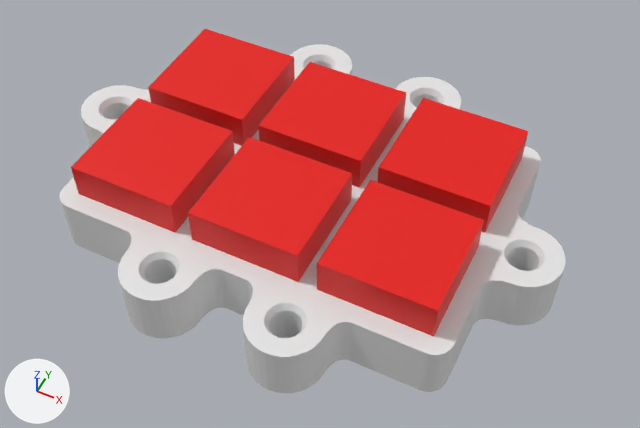
One commit to the Blender file Arduino/3D Print/ButtonSupports/Blends/ButtonSupport_MK5_2x6.blend: the scene before it, then after it.
Before and after are seen from a 50 mm camera at (3.9, -6.47, 9.03) aimed at (0.26, 0.83, -0.09). Every picture has the same lights, and +X, +Y and +Z are marked at lower left. The first picture is the older version.
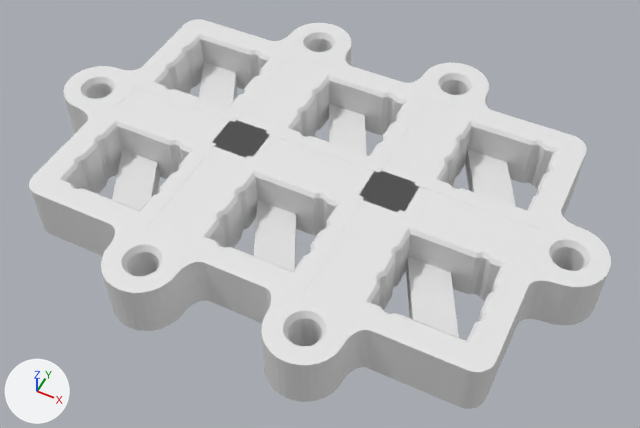
The change in detail:
Mesh me_cube_007 is new.
It is a box spanning x -0.33..0.33, y -2.12..2.12, z -0.3..0.5.
Mesh me_cube_004 is new.
It is a box spanning x -3.18..3.18, y -0.3..0.3, z -0.3..0.5.
Object 'Cube.005' (ob_cube_005) moves from (1.75, 0.0, 0.0) to (2.25, 0.0, 0.0).
Object 'Cube.006' (ob_cube_006) moves from (0.0, 1.75, 0.0) to (0.0, 2.25, 0.0).
Object 'Cube.007' (ob_cube_007) moves from (1.75, 1.75, 0.0) to (2.25, 2.25, 0.0).
Object 'Cube.008' (ob_cube_008) moves from (-1.75, 1.75, 0.0) to (-2.25, 2.25, 0.0).
Object 'Cube.009' (ob_cube_009) moves from (-1.75, 0.0, 0.0) to (-2.25, 0.0, 0.0).
Object 'Attach.001' (ob_attach_001) moves from (3.06, 0.88, 0.0) to (3.56, 1.12, 0.0).
Object 'Attach.002' (ob_attach_002) moves from (0.88, -1.31, 0.0) to (1.12, -1.31, 0.0).
Object 'Attach.003' (ob_attach_003) moves from (-0.88, -1.31, 0.0) to (-1.12, -1.31, 0.0).
Object 'Attach.004' (ob_attach_004) moves from (-0.88, 3.06, 0.0) to (-1.12, 3.56, 0.0).
Object 'Attach.005' (ob_attach_005) moves from (0.88, 3.06, 0.0) to (1.12, 3.56, 0.0).
Object 'Attach.006' (ob_attach_006) moves from (-3.06, 0.88, 0.0) to (-3.56, 1.12, 0.0).
Object 'Cube.024' (ob_cube_024) is deleted.
Object 'Cube.025' (ob_cube_025) is deleted.
Object 'Cube.026' (ob_cube_026) is deleted.
Object 'Cube.027' (ob_cube_027) is deleted.
Object 'Cube.028' (ob_cube_028) is deleted.
Object 'Cube.029' (ob_cube_029) is deleted.
Object 'Separator.002' (ob_separator_002) is new; it shows me_cube_007.
Its location is (-1.12, 1.12, 0.0).
Object 'Separator.001' (ob_separator_001) is new; it shows a copy of me_cube_007.
Its location is (1.12, 1.12, 0.0).
Object 'Separator' (ob_separator) is new; it shows me_cube_004.
Its location is (0.0, 1.12, 0.0).

Pixel boxes [x1, y1, x2, y2] of what changed, in the pictures (640 x 428 px):
'Cube.005', moved
    before: [298, 239, 501, 392]
    after: [336, 210, 540, 409]
'Cube.009', moved
    before: [59, 150, 237, 263]
    after: [29, 104, 216, 256]
'Cube.025', deleted (red)
    before: [317, 180, 484, 336]
'Cube.026', deleted (red)
    before: [188, 137, 352, 282]
'Cube.007', moved
    before: [375, 146, 541, 246]
    after: [414, 101, 587, 233]
'Cube.024', deleted (red)
    before: [71, 98, 235, 233]
'Cube.029', deleted (red)
    before: [378, 98, 528, 233]
'Separator', added
    after: [113, 87, 542, 257]
'Attach.001', moved
    before: [474, 211, 565, 325]
    after: [518, 212, 611, 325]
'Cube.027', deleted (red)
    before: [258, 62, 406, 188]
'Attach.002', moved
    before: [243, 280, 352, 393]
    after: [261, 288, 371, 402]
'Cube.006', moved
    before: [352, 107, 415, 195]
    after: [266, 58, 431, 173]
'Cube.028', deleted (red)
    before: [148, 29, 295, 146]
'Cube.008', moved (mostly hidden before)
    before: [147, 71, 300, 151]
    after: [125, 19, 296, 122]
'Attach.003', moved
    before: [118, 231, 227, 338]
    after: [101, 224, 210, 331]
'Separator.001', added
    after: [303, 96, 460, 309]
'Separator.002', added
    after: [145, 53, 321, 243]
'Attach.006', moved
    before: [81, 85, 150, 147]
    after: [63, 66, 140, 133]
'Attach.005', moved
    before: [395, 77, 461, 110]
    after: [407, 63, 491, 110]
'Attach.004', moved
    before: [290, 44, 352, 75]
    after: [273, 23, 351, 66]
'Cube', unchanged, uncovered by the edit
    before: [173, 193, 360, 315]
    after: [173, 155, 364, 323]
